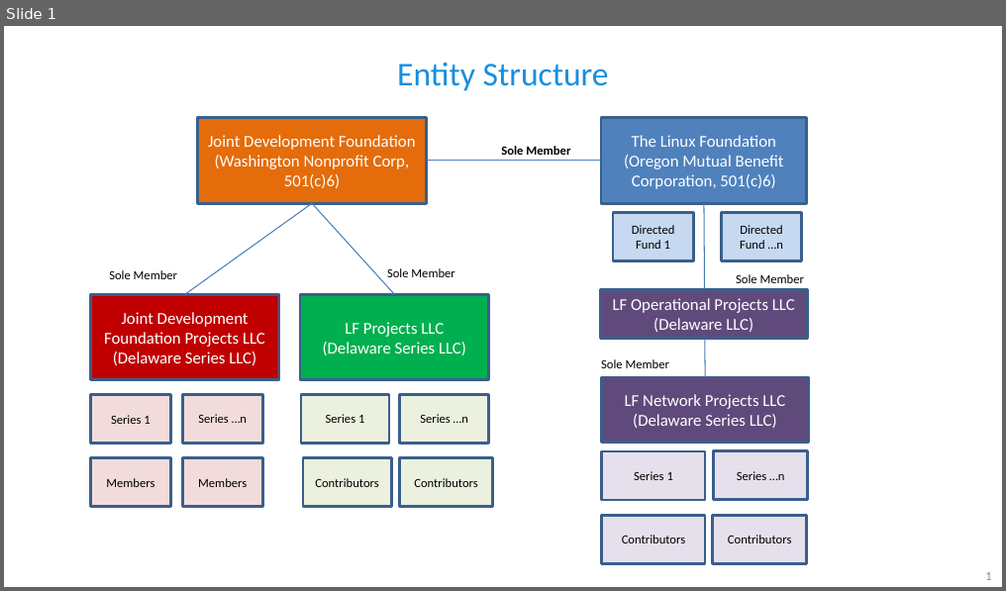
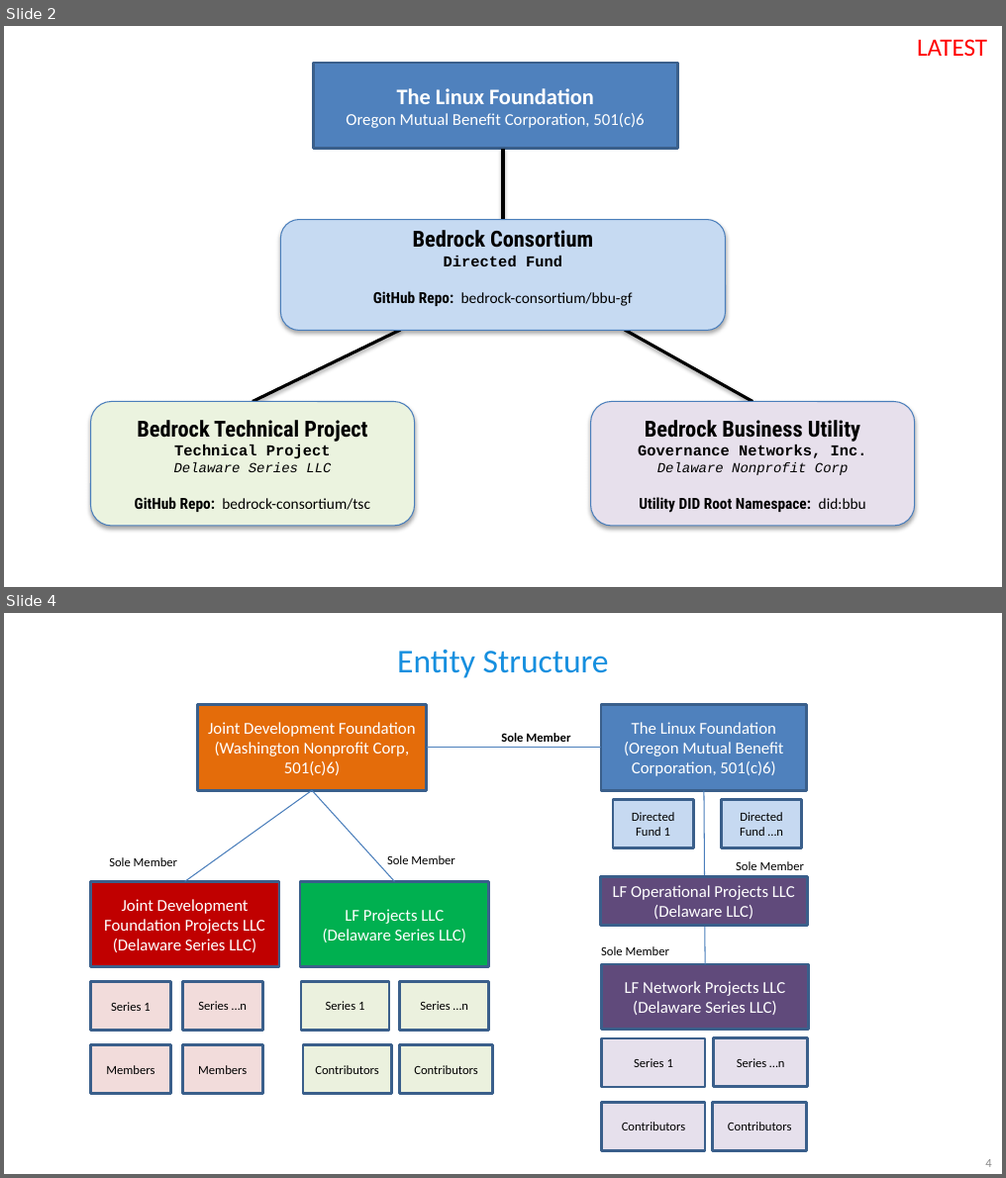
Before and after one commit to scooter99boston/bbu-gf, a slide deck: _images/bbu_diagrams.pptx. Shown one above the other, each under a label of ours: slide 1 before the commit, slides 2 and 4 after it; the slides between them are not shown. The pictures are 1006x591 and 1006x1178 pixels, drawn with LibreOffice and Linux fonts; fonts in the diff are those of the drawing. Boxes give left, top, right and bottom in pixels: in the first picture for what was removed or moved away, otherwise in the second. Text is boxed around its words. In the diff, an @@ line names an element or a change of style, - is before the commit and + after.

```diff
--- a/_images/bbu_diagrams.pptx
+++ b/_images/bbu_diagrams.pptx
@@ slide 2 added at [4, 26, 1002, 587], background #FFFFFF @@
@@ text added at [917, 39, 987, 56], 18 pt, text #FF0000 @@
+LATEST
@@ rectangle added at [313, 63, 677, 149], fill #4F81BD, outline #3A5F8C 2 pt, 12 pt, text #FFFFFF @@
+The Linux Foundation
+Oregon Mutual Benefit Corporation, 501(c)6
@@ line added from (503, 149) to (503, 220), #000000 2.25 pt @@
@@ rounded rectangle added at [280, 220, 726, 330], fill #C6DAF2, outline #4B7EBC 0.75 pt, 11 pt, text #000000, bold @@
+Bedrock Consortium
+Directed Fund
+GitHub Repo: bedrock-consortium/bbu-gf
@@ line added from (400, 330) to (252, 401), #000000 2.25 pt @@
@@ line added from (625, 330) to (752, 401), #000000 2.25 pt @@
@@ rounded rectangle added at [91, 401, 414, 525], fill #EBF3DF, outline #4B7EBC 0.75 pt, 11 pt, text #000000, bold @@
+Bedrock Technical Project
+Technical Project
+Delaware Series LLC
+GitHub Repo: bedrock-consortium/tsc
@@ rounded rectangle added at [591, 401, 914, 525], fill #E7E0EC, outline #4B7EBC 0.75 pt, 11 pt, text #000000, bold @@
+Bedrock Business Utility
+Governance Networks, Inc.
+Delaware Nonprofit Corp
+Utility DID Root Namespace: did:bbu
@@ what was slide 1 is now slide 4 @@
@@ page number at [985, 1159, 991, 1167]: text changed @@
-1
+4
```
Also in this commit, not shown: 1 slide changed, 3 other slides added, 15 other files.
